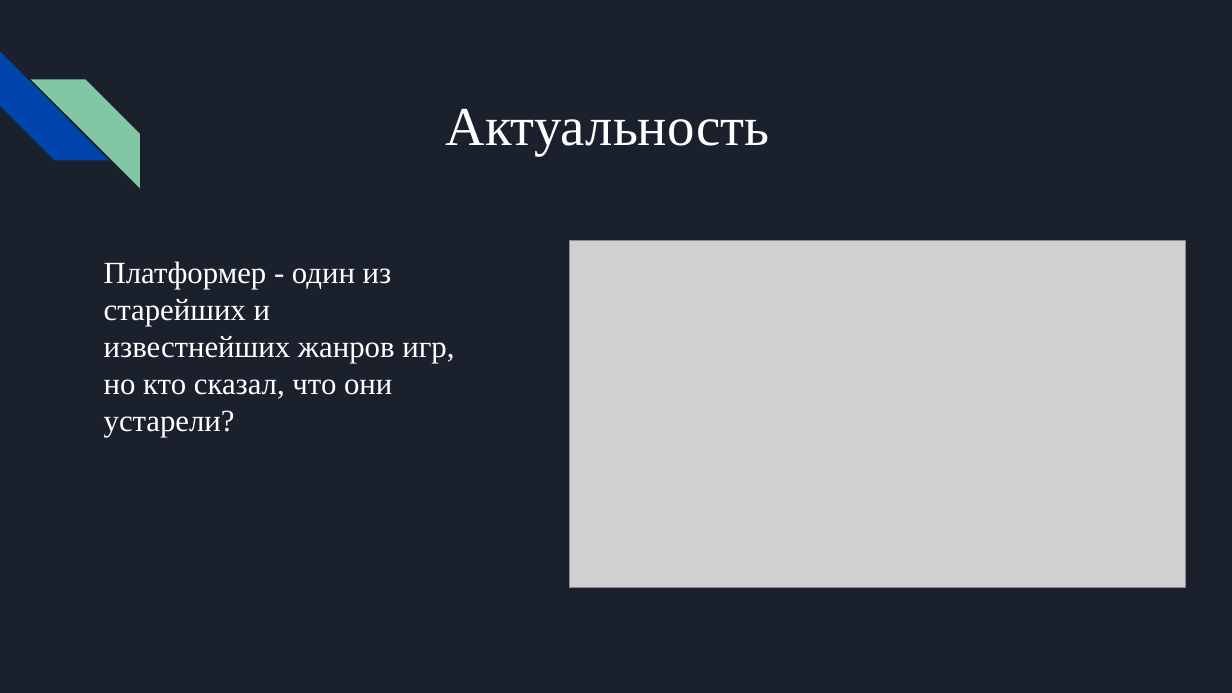
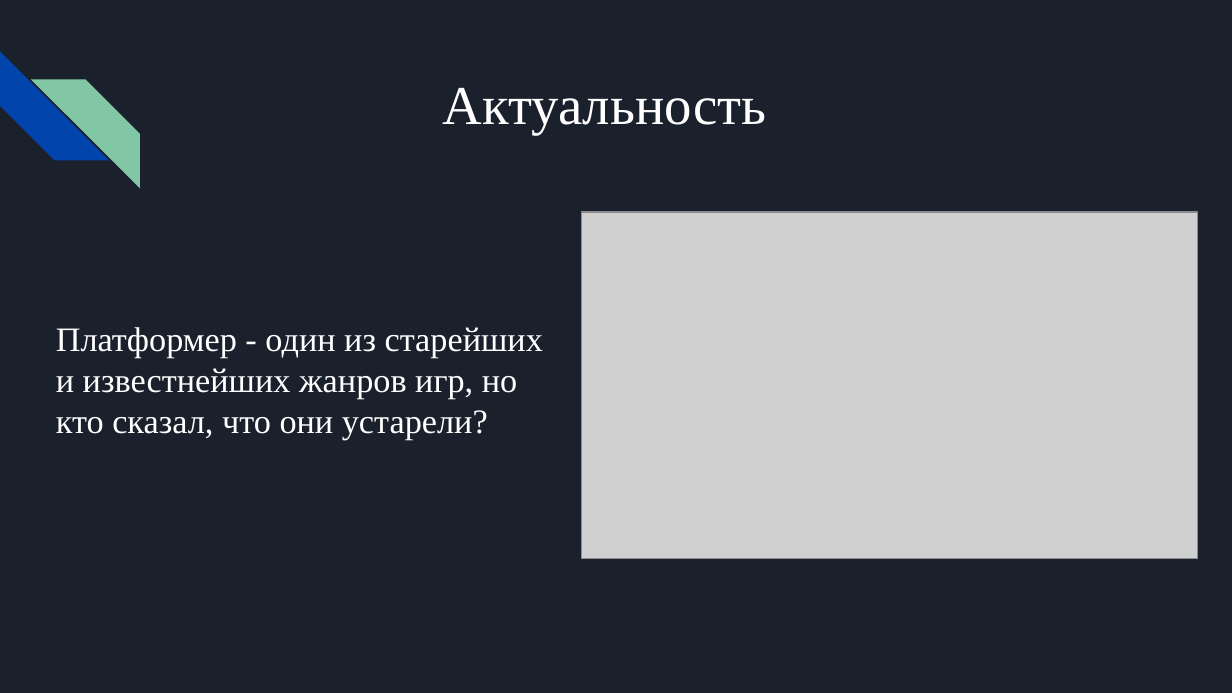
Before and after one commit to ShpakovskiVyacheslav/Arcade-project, a slide deck: slide 3 of documentation/Fish Hunter.pptx. Drawn at 1232x693 pixels with LibreOffice and Linux fonts; fonts in the diff are those of the drawing; grey boxes stand for pictures. Boxes give left, top, right and bottom in pixels: in the first picture for what was removed or moved away, otherwise in the second. Text is boxed around its words. In the diff, an @@ line names an element or a change of style, - is before the commit and + after.

```diff
--- a/documentation/Fish Hunter.pptx
+++ b/documentation/Fish Hunter.pptx
@@ title "Актуальность": place and size @@
-title "Актуальность" at [446, 109, 770, 155]
+title "Актуальность" at [443, 88, 767, 135]
@@ picture: place and size @@
-picture at [569, 241, 1185, 588]
+picture at [582, 212, 1198, 558]
@@ text "Платформер - один из старейших ...": place and size @@
-text "Платформер - один из старейших ..." at [104, 261, 454, 437]
+text "Платформер - один из старейших ..." at [56, 327, 543, 440]
@@ text "Платформер - один из старейших ..." at [56, 327, 543, 440]: size 18 to 20 pt @@
```
Also in this commit, not shown: 4 other slides changed.
